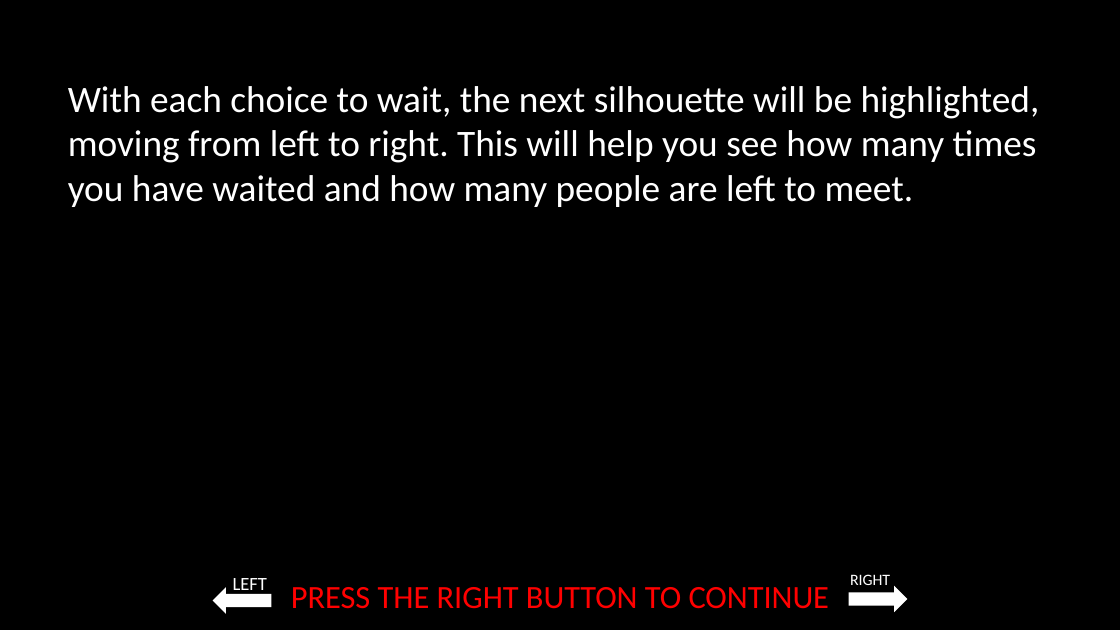
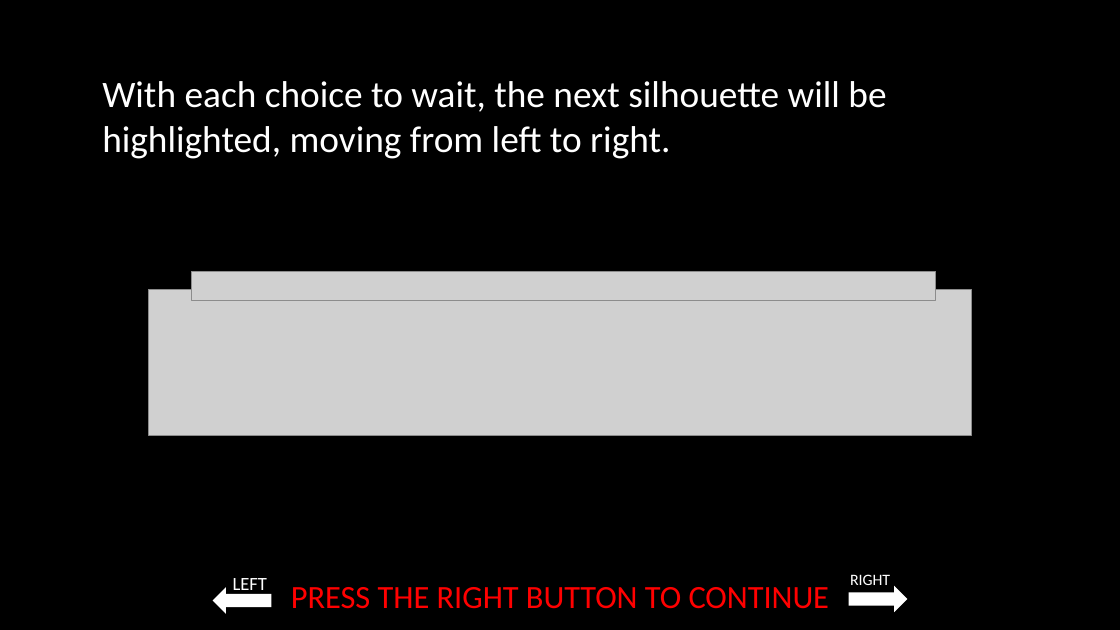
Before and after one commit to laureate-institute-for-brain-research/StimToolOnline, a slide deck: slide 14 of public/js/tasks/blind_dating/media/Blind_dating_game_instructions.pptx (slide 12 before the commit). Drawn at 1120x630 pixels with LibreOffice and Linux fonts; fonts in the diff are those of the drawing; grey boxes stand for pictures. Boxes give left, top, right and bottom in pixels: in the first picture for what was removed or moved away, otherwise in the second. Text is boxed around its words. In the diff, an @@ line names an element or a change of style, - is before the commit and + after.

```diff
--- a/public/js/tasks/blind_dating/media/Blind_dating_game_instructions.pptx
+++ b/public/js/tasks/blind_dating/media/Blind_dating_game_instructions.pptx
@@ text at bbox=[102, 81, 886, 159]: text changed @@
-With each choice to wait, the next silhouette will be highlighted, moving from left to right. This will help you see how many times you have waited and how many people are left to meet.
+With each choice to wait, the next silhouette will be highlighted, moving from left to right.
@@ picture added at bbox=[149, 289, 972, 435] @@
@@ picture added at bbox=[191, 271, 935, 300] @@
```
Also in this commit, not shown: 15 other slides changed, 4 slides added, 29 other files.
